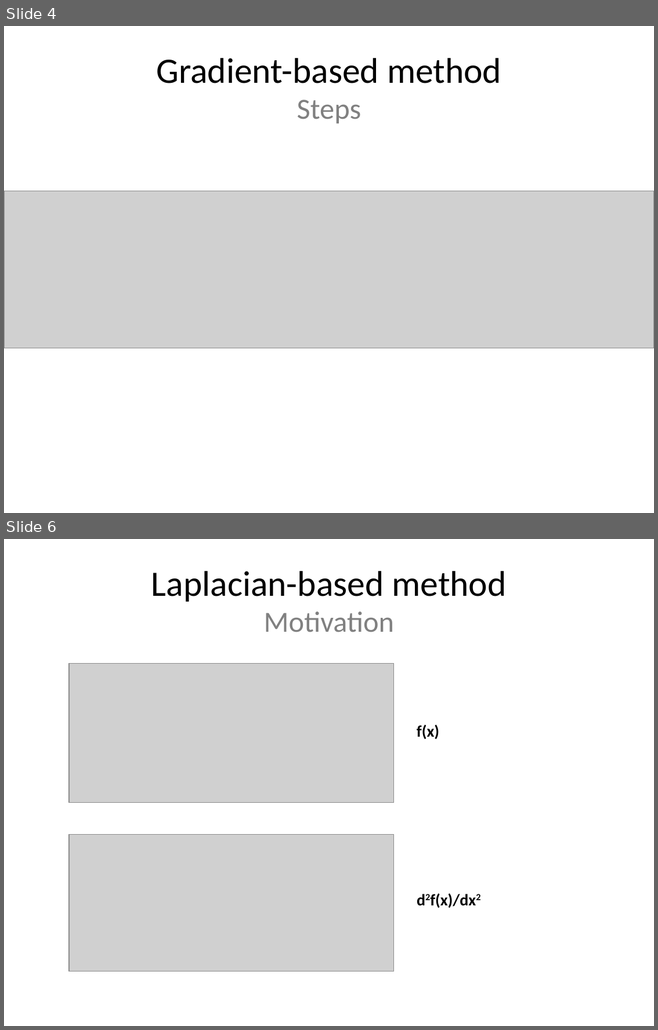
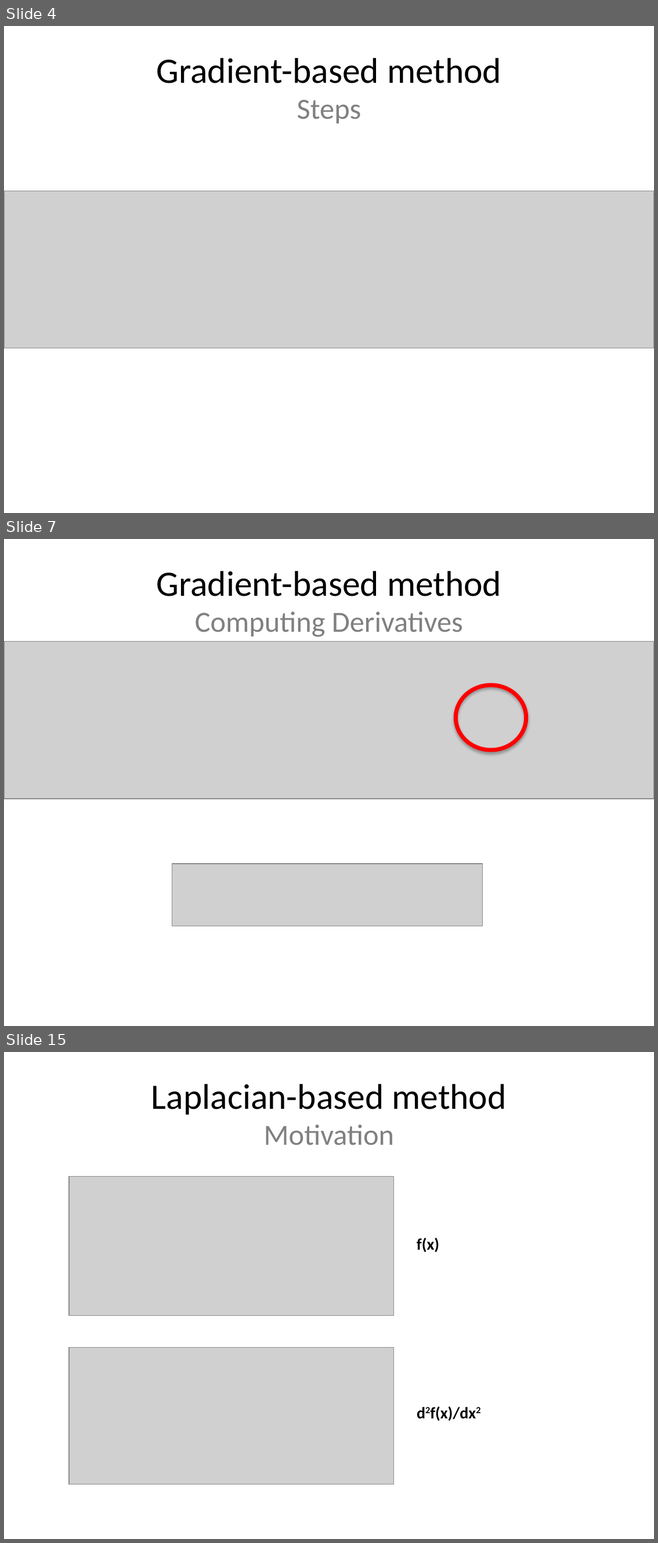
Before and after one commit to leoninnovate/6.344-Project, a slide deck: docs/presentation/presentation.pptx. Shown one above the other, each under a label of ours: slides 4 and 6 before the commit, slides 4, 7 and 15 after it; the slides between them are not shown. The pictures are 658x1030 and 658x1543 pixels, drawn with LibreOffice and Linux fonts; fonts in the diff are those of the drawing; grey boxes stand for pictures. Boxes give left, top, right and bottom in pixels: in the first picture for what was removed or moved away, otherwise in the second. Text is boxed around its words. In the diff, an @@ line names an element or a change of style, - is before the commit and + after.

```diff
--- a/docs/presentation/presentation.pptx
+++ b/docs/presentation/presentation.pptx
@@ slide 7 added at [4, 539, 654, 1026], background #FFFFFF @@
@@ title added at [156, 571, 501, 637], 39.6 pt, text #000000 @@
+Gradient-based method
+Computing Derivatives
@@ picture added at [4, 642, 654, 799] @@
@@ ellipse added at [455, 685, 525, 750], outline #FF0000 4.5 pt @@
@@ picture added at [172, 864, 482, 926] @@
@@ what was slide 6 is now slide 15 @@
```
Also in this commit, not shown: 3 slides changed, 18 other slides added, 1 slide removed, 5 other files.
